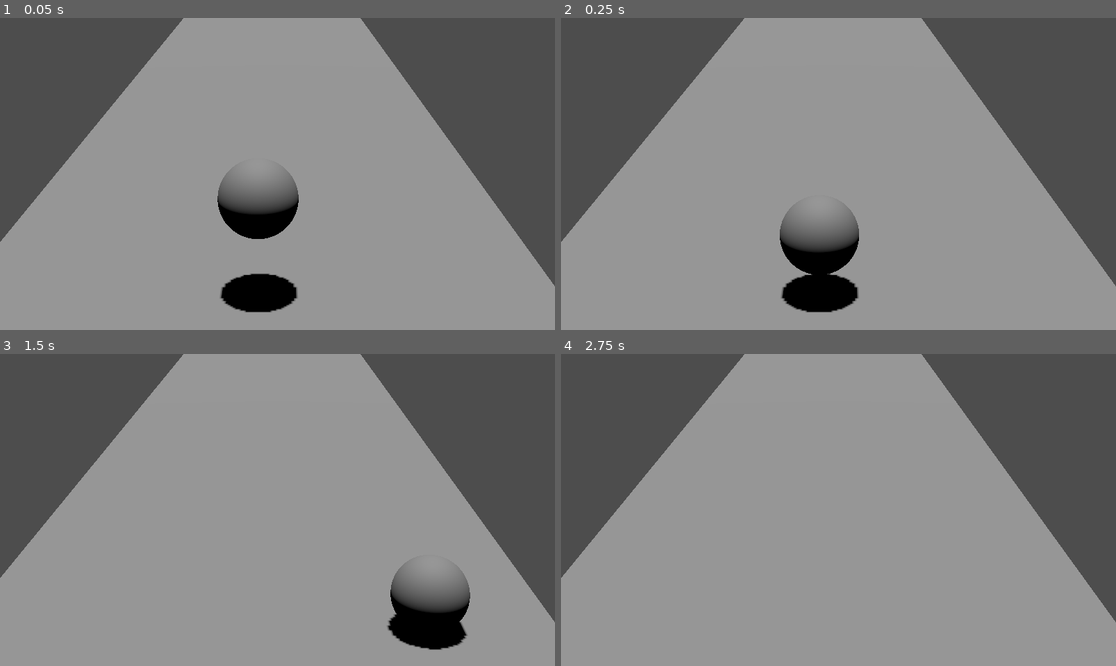
Above: before the commit, frames 1-4 (two rows, left to right).
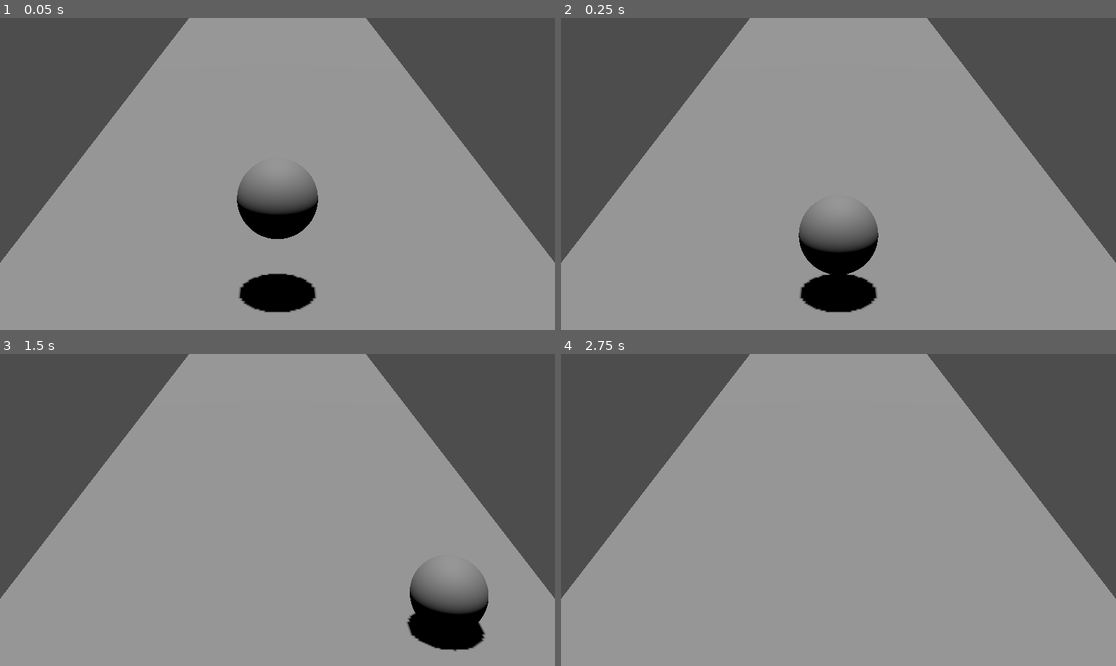
Above: after the commit, the same moments.

Repository: ZackyGameDev/iWannaBeInDigisPLEASE
Game: Godot game, scene res://rooms/level.tscn
The game is run twice, just before and just after one commit, with the same random seed, the same clock (stepped at 60 frames per second) and the same inputs. The project has no main scene, so this scene is started directly.
Inputs:
- Up to frame 1 (0.05 s): no input
- Up to frame 2 (0.25 s): no input
- Up to frame 3 (1.5 s): tap Enter (ui_accept) at 0.5, 0.77 s; hold Right (ui_right) 0.53-1.28 s; hold Down (ui_down) from 1.28 s (still down)
- Up to frame 4 (2.75 s): tap Enter (ui_accept) at 1.52, 2 s; release Down (ui_down) at 2.03 s; hold Right (ui_right) from 2.03 s (still down)

The runs differ from the first frame. In frame 1, 5.7% of the frame differs, in the area x 0-100%, y 0-95%; in frame 2, 5.7%; in frame 3, 5.2%; in frame 4, 3.2%.

Commit message:
labour ennobles man

Diff:
--- a/rooms/level.tscn
+++ b/rooms/level.tscn
@@ -16,7 +16,7 @@
 [node name="Level" type="Node3D"]
 
 [node name="Camera3D" type="Camera3D" parent="."]
-transform = Transform3D(1, 0, 0, 0, 0.935419, 0.35354, 0, -0.35354, 0.935419, 0.766586, 15.6384, 34.0407)
+transform = Transform3D(1, 0, 0, 0, 0.935419, 0.35354, 0, -0.35354, 0.935419, 0, 15.638, 34.041)
 fov = 24.6
 
 [node name="ball" type="CharacterBody3D" parent="."]
@@ -46,3 +46,4 @@
 mesh = SubResource("BoxMesh_4ve75")
 
 [node name="world" type="Node3D" parent="."]
+transform = Transform3D(1, 0, 0, 0, 1, 0, 0, 0, 1, 0, 0, -71.217)
--- a/scripts/player.gd
+++ b/scripts/player.gd
@@ -27,7 +27,7 @@
 
 func _physics_process(delta) -> void:
 	if $collision/visual.scale != Vector3(1, 1, 1):
-		var d = (Vector3(1, 1, 1) - $collision/visual.scale)/10.0
+		var d = (Vector3(1, 1, 1) - $collision/visual.scale)/15.0
 		if d.length() < 0.0005:
 			$collision/visual.scale = Vector3(1, 1, 1)
 		else:
@@ -76,4 +76,4 @@
 	if move_and_slide():
 		if (pvsp > 1):
 			if (pvsp > 20): pvsp = 20
-			$collision/visual.scale = Vector3(1.3, 0.7, 1.3) * pvsp/20
+			$collision/visual.scale = Vector3(1.6, 0.5, 1.6) * pvsp/20
